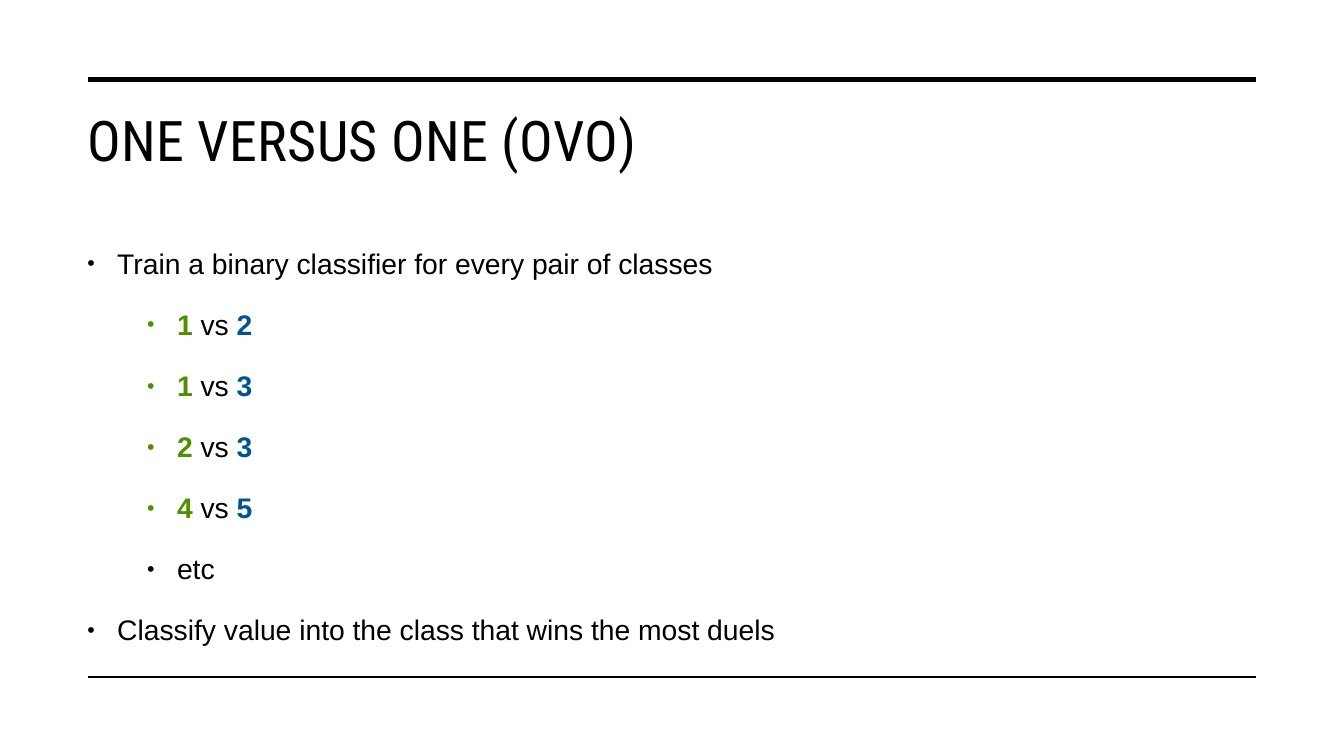
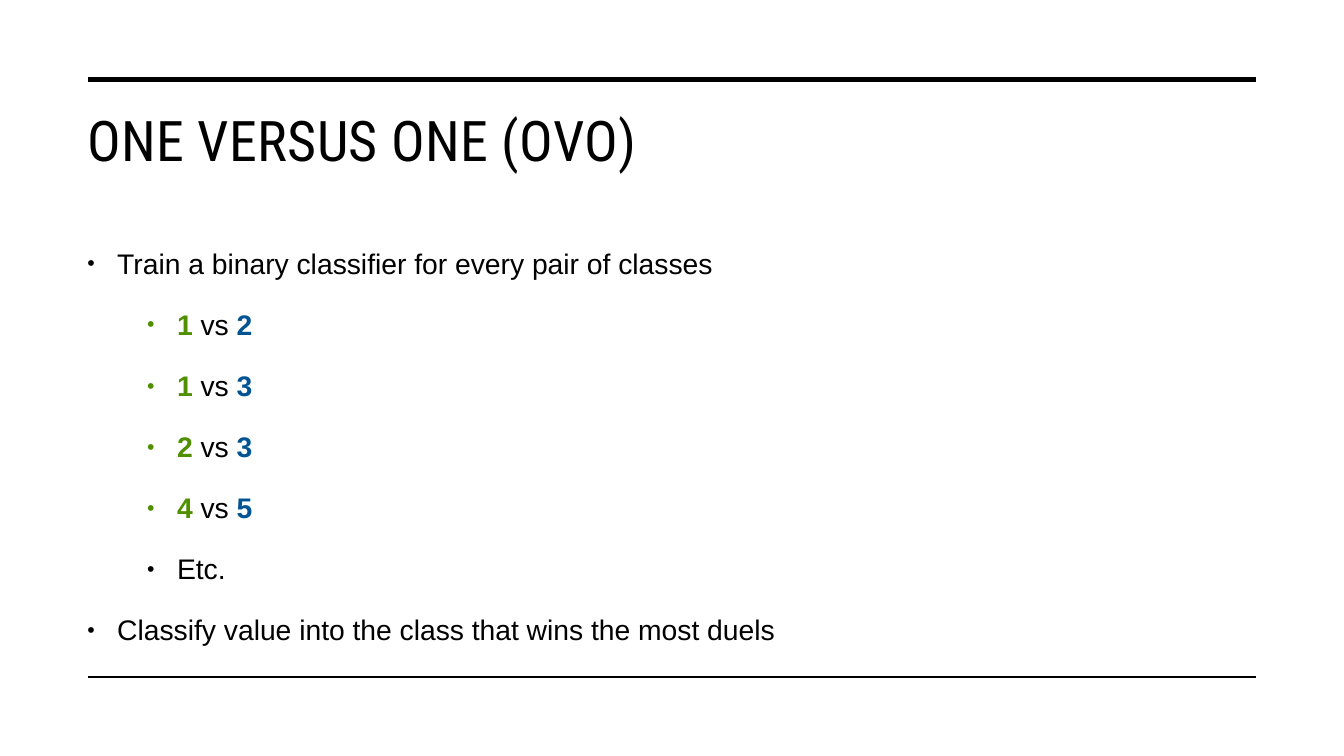
Before and after one commit to STAT-486-Fall-2026/course-content, a slide deck: slide 22 of slides/10-classification-metrics.pptx (slide 19 before the commit). Drawn at 1344x756 pixels with LibreOffice and Linux fonts; fonts in the diff are those of the drawing. Boxes give left, top, right and bottom in pixels: in the first picture for what was removed or moved away, otherwise in the second. Text is boxed around its words. In the diff, an @@ line names an element or a change of style, - is before the commit and + after.

```diff
--- a/slides/10-classification-metrics.pptx
+++ b/slides/10-classification-metrics.pptx
@@ text at [177,559,226,580]: text changed @@
-    • etc
+    • Etc.
```
Also in this commit, not shown: 4 other slides changed, 3 slides added, 1 other file.
